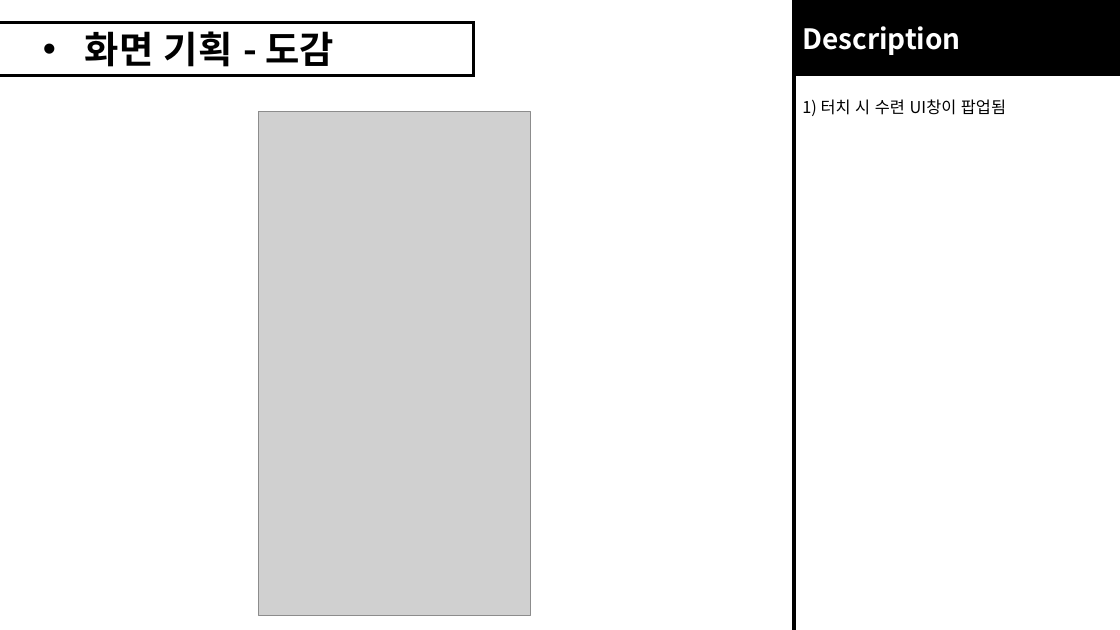
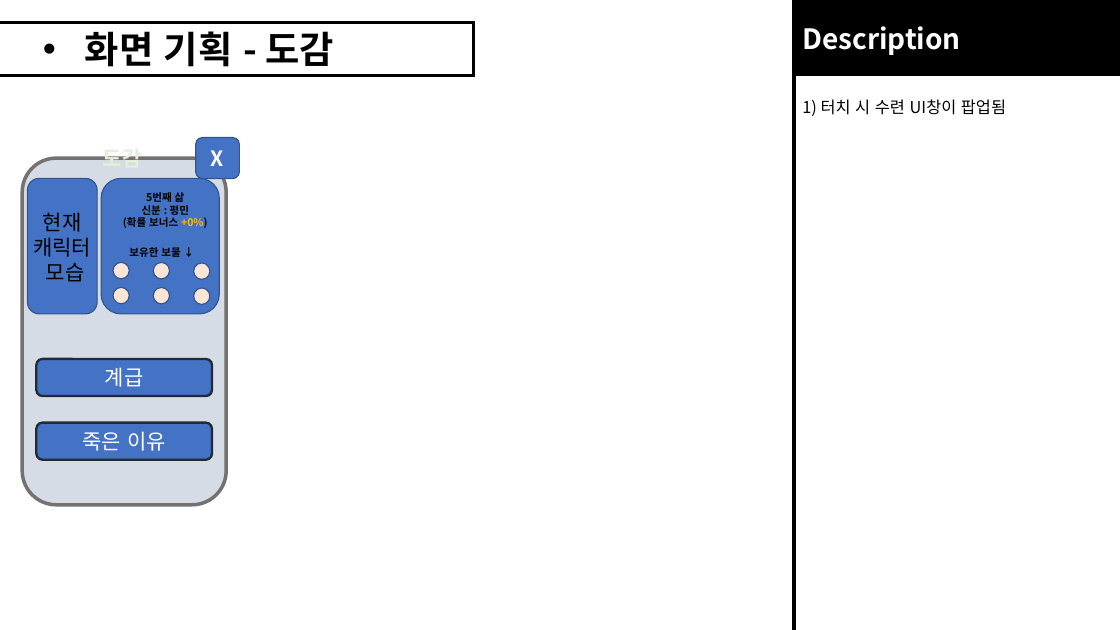
Before and after one commit to roller0516/My_Three_Kingdoms, a slide deck: slide 6 of 게임 기획파일/화면 기획.pptx. Drawn at 1120x630 pixels with LibreOffice and Linux fonts; fonts in the diff are those of the drawing; grey boxes stand for pictures. Boxes give left, top, right and bottom in pixels: in the first picture for what was removed or moved away, otherwise in the second. Text is boxed around its words. In the diff, an @@ line names an element or a change of style, - is before the commit and + after.

```diff
--- a/게임 기획파일/화면 기획.pptx
+++ b/게임 기획파일/화면 기획.pptx
@@ picture removed at (259,112,530,616) @@
@@ rounded rectangle added at (196,138,239,179), fill #4472C4, outline #325491 1 pt, 18 pt, text #FFFFFF, bold @@
+X
@@ rounded rectangle added at (22,158,226,505), fill #D6DCE5, outline #767171 3 pt @@
@@ rounded rectangle added at (28,178,97,313), fill #4472C4, outline #325491 1 pt @@
@@ rounded rectangle added at (101,178,219,313), fill #4472C4, outline #325491 1 pt @@
@@ text added at (103,156,142,160), 18 pt, text #E2F0D9, bold @@
+도감
@@ text added at (123,192,207,228), 9 pt, text #000000, bold @@
+5번째 삶
+신분 : 평민
+(확률 보너스 +0%)
@@ text added at (33,212,91,282), 18 pt, text #000000 @@
+현재
+캐릭터
+모습
@@ ellipse added at (113,262,129,279), fill #FBE5D6, outline #325491 1 pt @@
@@ text added at (129,247,180,257), 9 pt, text #000000, bold @@
+보유한 보물 ↓
@@ ellipse added at (153,262,169,279), fill #FBE5D6, outline #325491 1 pt @@
@@ ellipse added at (194,263,210,280), fill #FBE5D6, outline #325491 1 pt @@
@@ ellipse added at (113,287,129,304), fill #FBE5D6, outline #325491 1 pt @@
@@ ellipse added at (153,287,169,304), fill #FBE5D6, outline #325491 1 pt @@
@@ ellipse added at (194,288,210,305), fill #FBE5D6, outline #325491 1 pt @@
@@ rounded rectangle added at (36,359,212,396), fill #4472C4, outline #222A35 2 pt, 18 pt, text #FFFFFF @@
+계급
@@ rounded rectangle added at (36,423,212,460), fill #4472C4, outline #222A35 2 pt, 18 pt, text #FFFFFF @@
+죽은 이유
```
Also in this commit, not shown: 2 other slides changed.
